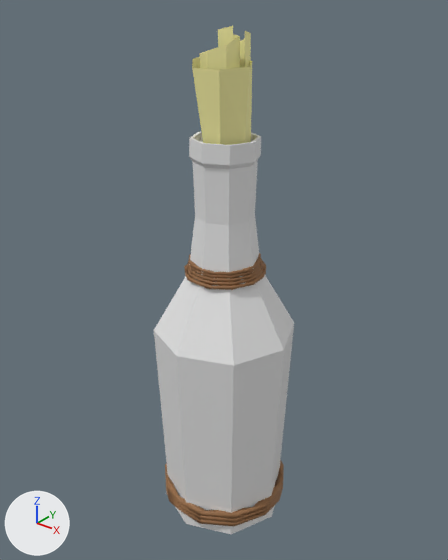
What one commit did to the FBX model Assets/FBX/Models/Objects/flasa_quest.fbx.
Rendered twice from a 50 mm lens placed at (0.526, -0.661, 0.829), pointed at (-0.009, 0.008, 0.414). The lights are fixed; the arrows at lower left show +X, +Y and +Z.

In view in the first picture: 'Flasa'.
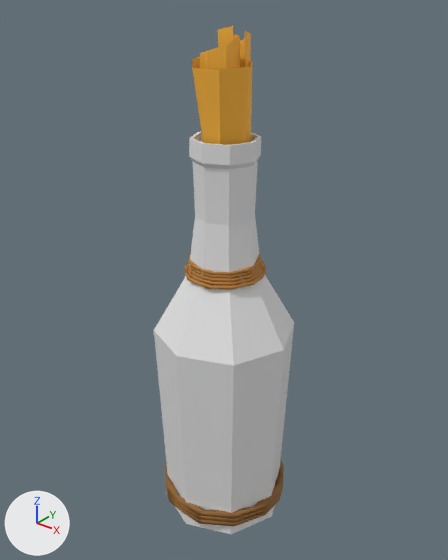
The newer file is also turned or shifted as a whole; pictures and numbers use the older file's frame.

Changed parts and their boxes [x1, y1, x2, y2] in the pictures (448 x 560 px):
'Flasa', surface changed
    both: [165, 26, 282, 527]
part 1 of me_plane, surface changed
    both: [154, 26, 294, 534]

Patch to the scene script:
```diff
--- a/Assets/FBX/Models/Objects/flasa_quest.fbx.py
+++ b/Assets/FBX/Models/Objects/flasa_quest.fbx.py
@@ img_palette02_albedo_png @@
+img_palette02_albedo_png = load_image('Palette02-Albedo.png', '../../../Materials/Textures/Palette02-Albedo.png', 512, 512, 'sRGB')
@@ mat_material_001 @@
 mat_material_001 = principled_material('Material.001')
-mat_material_001.texture = img_ctc_151_duplicate_28_10_2021_21_15_53_1_png
+mat_material_001.texture = img_palette02_albedo_png
 mat_material_001.roughness = 0.662
@@ mat_material_006 @@
 mat_material_006 = principled_material('Material.006')
-mat_material_006.texture = img_ctc_151_duplicate_28_10_2021_21_15_53_1_png
+mat_material_006.texture = img_palette02_albedo_png
 mat_material_006.roughness = 0.662
@@ me_plane @@
 me_plane.from_pydata(...)  # 558 vertices, 953 faces; spans x -0.111..0.11, y -0.112..0.11, z -0.339..0.434
 # used by ob_flasa; location = (0.0, 0.0, 0.342)
+# me_plane part 1: texture (UV) coordinates of 953 of 953 faces, centred in x -0.103..0.104, y -0.105..0.102, z -0.338..0.388, changed; they spanned u 0.0..0.83, v 0.0..0.66 and now span u 0.55..0.99, v 0.27..0.59
 me_plane.materials.append(mat_material_001)
```
